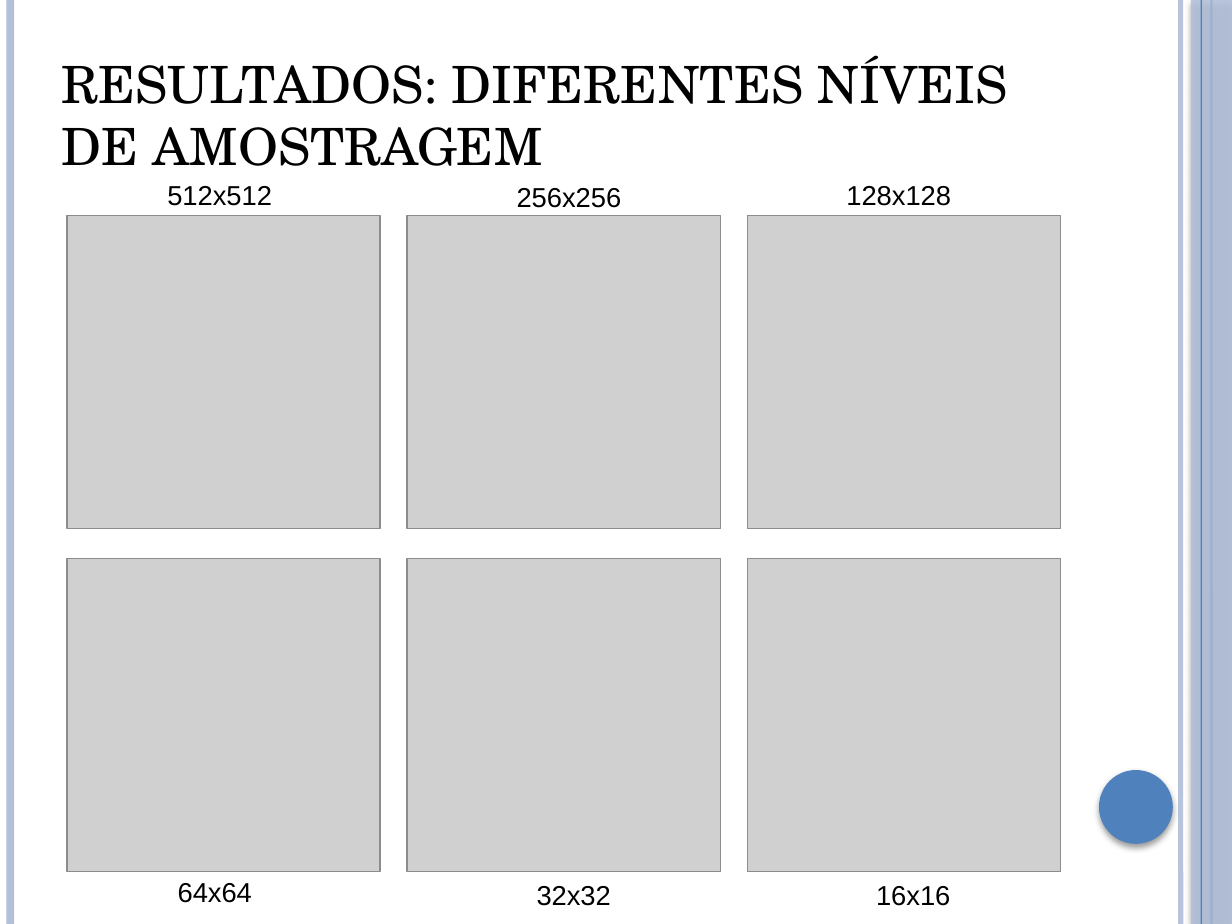
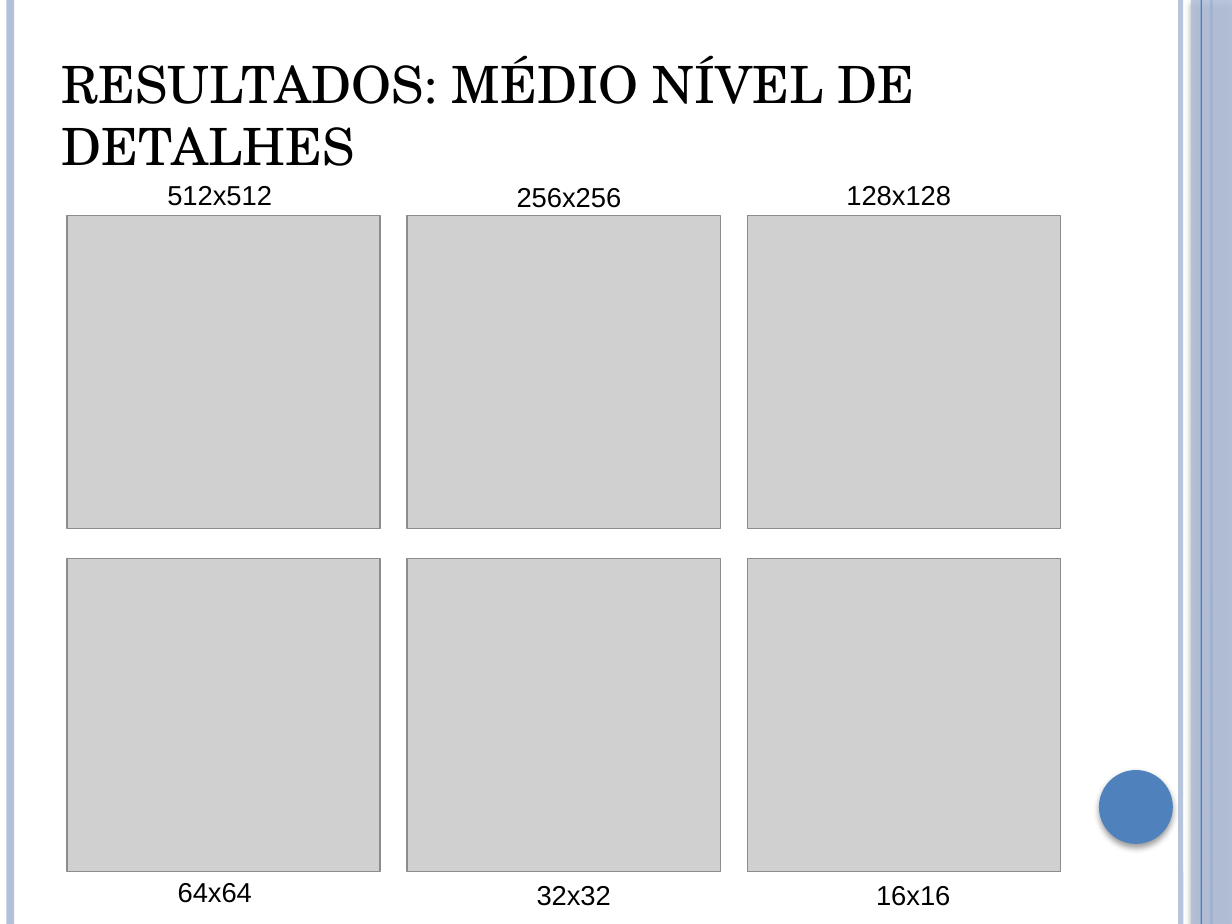
Before and after one commit to brunoliveira8/pdi, a slide deck: slide 11 of trabalho 2/apresentacao.pptx (slide 10 before the commit). Drawn at 1232x924 pixels with LibreOffice and Linux fonts; fonts in the diff are those of the drawing; grey boxes stand for pictures. Boxes give left, top, right and bottom in pixels: in the first picture for what was removed or moved away, otherwise in the second. Text is boxed around its words. In the diff, an @@ line names an element or a change of style, - is before the commit and + after.

```diff
--- a/trabalho 2/apresentacao.pptx
+++ b/trabalho 2/apresentacao.pptx
@@ text at (62, 55, 915, 166): text changed @@
-RESULTADOS: DIFERENTES NÍVEIS DE AMOSTRAGEM
+RESULTADOS: MÉDIO NÍVEL DE DETALHES
```
Also in this commit, not shown: 8 other slides changed, 6 slides added, 46 other files.
